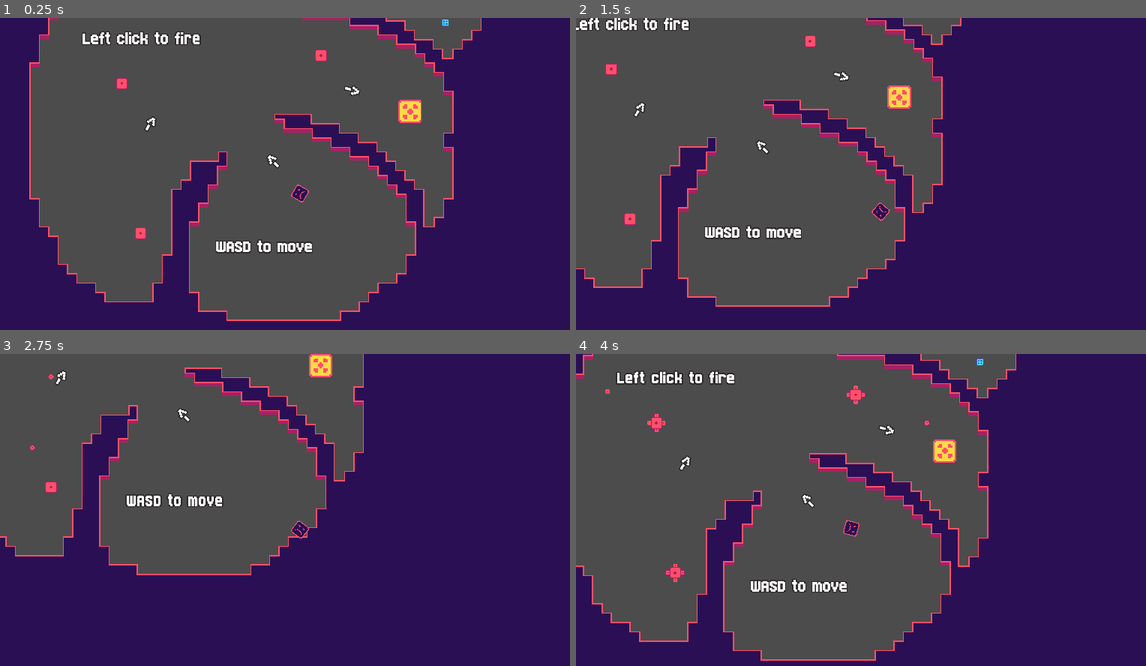
Above: before the commit, frames 1-4 (two rows, left to right).
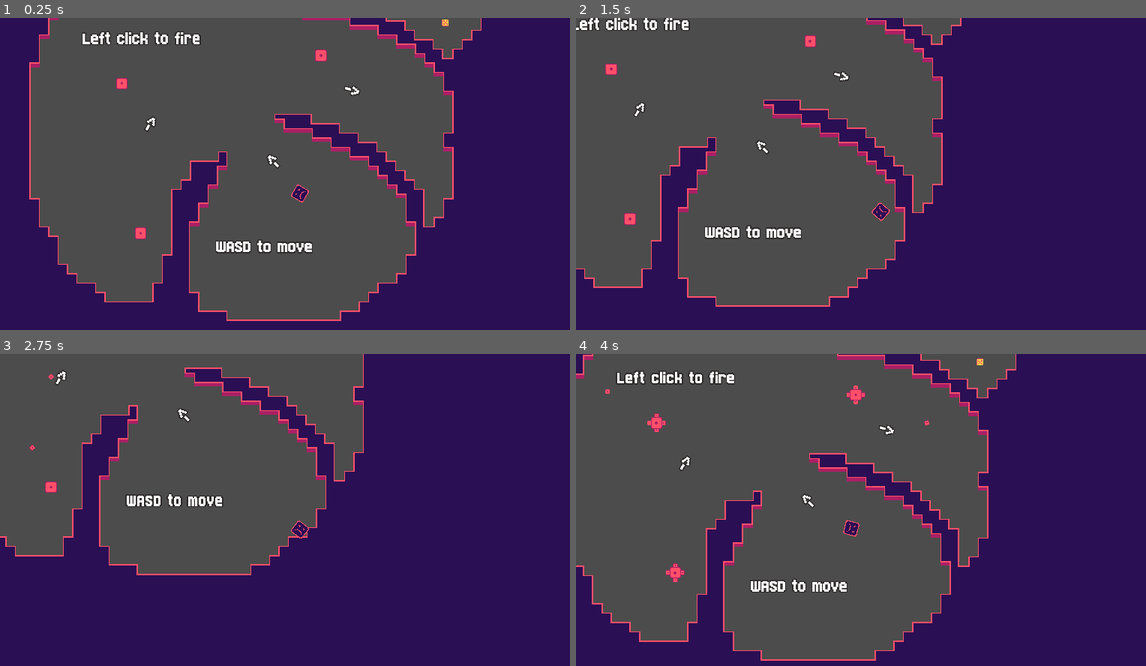
Above: after the commit, the same moments.

Repository: russmatney/dice-nine
Game: Godot game, scene res://src/progression/Level1.tscn
The game is run twice, just before and just after one commit, with the same random seed, the same clock (stepped at 60 frames per second) and the same inputs.
Inputs (mouse positions are in pixels of both pictures, inside the frame that each line leads up to):
- Up to frame 1 (0.25 s): no input
- Up to frame 2 (1.5 s): tap Enter at 0.5, 1.25 s; move the mouse to (1009, 177) at 0.52 s; hold D (move_right) 0.53-1.28 s; hold E (fire) 0.53-1.28 s; move the mouse to (758, 211) at 1.27 s; hold J (move_down) from 1.28 s (still down); right-click (758, 211) at 1.35 s
- Up to frame 3 (2.75 s): tap Enter at 2 s; move the mouse to (359, 453) at 2.02 s; release J (move_down) at 2.03 s; hold D (move_right) from 2.03 s (still down); hold E (fire) from 2.03 s (still down)
- Up to frame 4 (4 s): tap Enter at 2.75, 3.5 s; move the mouse to (843, 600) at 2.77 s; release D (move_right) at 2.78 s; release E (fire) at 2.78 s; hold K (move_up) 2.78-3.53 s; right-click (843, 600) at 2.85 s; move the mouse to (1054, 581) at 3.52 s; hold A (move_left) from 3.53 s (still down); hold E (fire) from 3.53 s (still down)

The runs differ from the first frame. In frame 1, 0.3% of the frame differs, in the area x 69-79%, y 0-34%; in frame 2, 0.3%; in frame 3, 0.3%; in frame 4, 0.3%.

Commit message:
feat: hide/show portals seems to be working

Diff:
--- a/src/Upgrade.tscn
+++ b/src/Upgrade.tscn
@@ -91,14 +91,14 @@
 
 [sub_resource type="RectangleShape2D" id=15]
 
-[node name="Upgrade" type="Node2D"]
+[node name="Upgrade" type="Node2D" groups=["upgrades"]]
 script = ExtResource( 2 )
 
 [node name="AnimatedSprite" type="AnimatedSprite" parent="."]
 scale = Vector2( 1.5, 1.5 )
 frames = SubResource( 14 )
 animation = "roll"
-frame = 5
+frame = 4
 playing = true
 
 [node name="Area2D" type="Area2D" parent="."]
--- a/src/progression/Level1.gd
+++ b/src/progression/Level1.gd
@@ -1,5 +1,12 @@
 extends LevelBase
 
-func _on_enemy_death(en):
-  # invoke parent method
-  ._on_enemy_death(en)
+### ready #####################################################################
+
+func _ready():
+  .hide_portals()
+
+# _on_enemies_cleared #######################################################################
+
+func _on_enemies_cleared():
+  ._on_enemies_cleared()
+  .show_portals()
--- a/src/progression/Level2.gd
+++ b/src/progression/Level2.gd
@@ -1 +1,12 @@
 extends LevelBase
+
+### ready #####################################################################
+
+func _ready():
+  .hide_portals()
+
+# _on_enemies_cleared #######################################################################
+
+func _on_enemies_cleared():
+  ._on_enemies_cleared()
+  .show_portals()
--- a/src/progression/LevelBase.gd
+++ b/src/progression/LevelBase.gd
@@ -4,14 +4,21 @@
 var enemy_scene = preload("res://src/Enemy.tscn")
 
 onready var player_start = $PlayerStart
+var portals = []
+var upgrades = []
 
 var enemies = []
 var enemy_starts = []
+
+signal enemies_cleared
 
 # ready #######################################################################
 
 func _ready():
   assert(player_start)
+
+  portals = get_tree().get_nodes_in_group("portals")
+  upgrades = get_tree().get_nodes_in_group("upgrades")
 
   ProgressionState.spawn_player(player_start)
 
@@ -24,6 +31,8 @@
     spawn_enemy(e_st)
 
   ProgressionState.set_current_level(self)
+
+  connect("enemies_cleared", self, "_on_enemies_cleared")
 
 ### enemy spawn, death ###########################################################
 
@@ -41,11 +50,23 @@
   enemies.erase(en)
 
   if enemies.size() <= 0:
-    print("level complete...?")
+    emit_signal("enemies_cleared")
   else:
     print(enemies.size(), " enemies remaining")
 
-# spawn_player #######################################################################
+# _on_enemies_cleared #######################################################################
 
-func _on_PlayerSpawnTimer_timeout():
-  ProgressionState.spawn_player(player_start)
+func _on_enemies_cleared():
+  print("enemies cleared!")
+
+# hide/show portals #######################################################################
+
+func hide_portals():
+  for p in portals:
+    p.visible = false
+    p.disabled = true
+
+func show_portals():
+  for p in portals:
+    p.visible = true
+    p.disabled = false
--- a/src/progression/LevelPortal.gd
+++ b/src/progression/LevelPortal.gd
@@ -1,5 +1,15 @@
 extends Node2D
 
+export(bool) var disabled = false setget set_disabled
+
+
+onready var shape = $Area2D/CollisionShape2D
+
+
+func set_disabled(val: bool):
+  print("portal set_disabled called", val)
+  shape.set_deferred("disabled", val)
+  disabled = val
 
 
 func _on_Area2D_body_entered(body:Node):
--- a/src/progression/LevelPortal.tscn
+++ b/src/progression/LevelPortal.tscn
@@ -101,7 +101,7 @@
 "speed": 5.0
 } ]
 
-[node name="Portal" type="Node2D"]
+[node name="Portal" type="Node2D" groups=["portals"]]
 script = ExtResource( 2 )
 
 [node name="Area2D" type="Area2D" parent="."]
@@ -113,7 +113,6 @@
 scale = Vector2( 5, 5 )
 frames = SubResource( 16 )
 animation = "roll"
-frame = 4
 playing = true
 
 [connection signal="body_entered" from="Area2D" to="." method="_on_Area2D_body_entered"]
